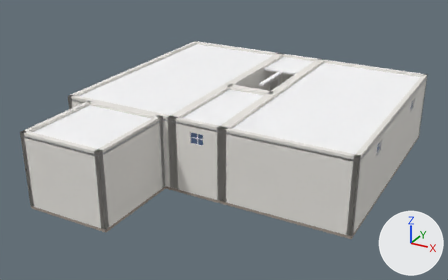
What one commit did to the glTF model public/models/interior-basement-v002.glb.
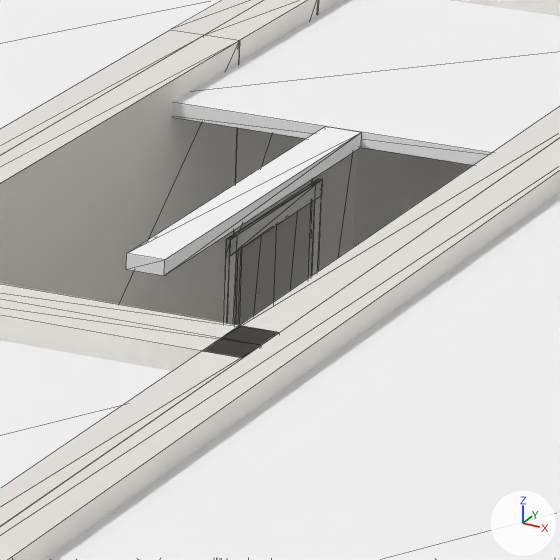
Each version is shown whole from a 50 mm lens placed at (311.89, -30.15, 12.41), pointed at (299.59, -7.78, 1.23), then close up on the part from 55% to 68% of the width and 21% to 41% of the height. The axes (+X, +Y, +Z) are drawn at lower right. The lights are the same throughout. The first two pictures are the older version. The close-ups show mesh edges as thin lines. Vertices at exactly the same position are counted once.

The first close-up shows 'interior-basement-v002'.
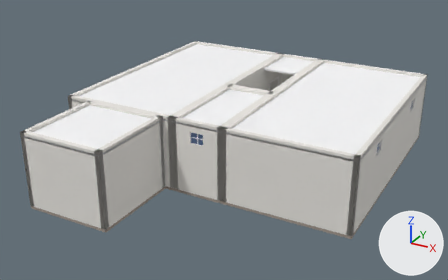
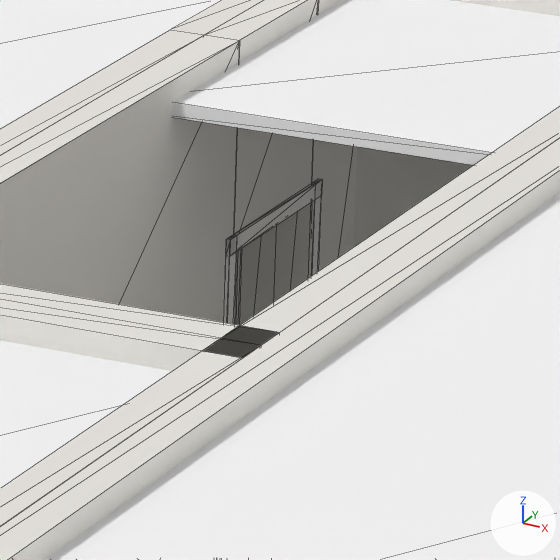
Location of each change, [x1, y1, x2, y2] in pixels of the close-ups (560 x 560 px):
part 1 of me_mesh_0, deleted: before [126, 126, 362, 276]

What changed in the scene script:
```text
Change me_mesh_0:
    used by ob_interior_basement_v002; location = (0.0, 0.0, 0.0)
    remove me_mesh_0.from_pydata(...)  # 918 vertices, 1944 faces; spans x 293.4..306.6, y -14.8..0.0, z -0.12..3.2
    add me_mesh_0.from_pydata(...)  # 910 vertices, 1932 faces; spans x 293.4..306.6, y -14.8..0.0, z -0.12..3.2
    me_mesh_0 part 1: the loose piece of 8 vertices spanning x 299.9..300.1, y -4.9..-2.6, z 3.0..3.08 is deleted
```
